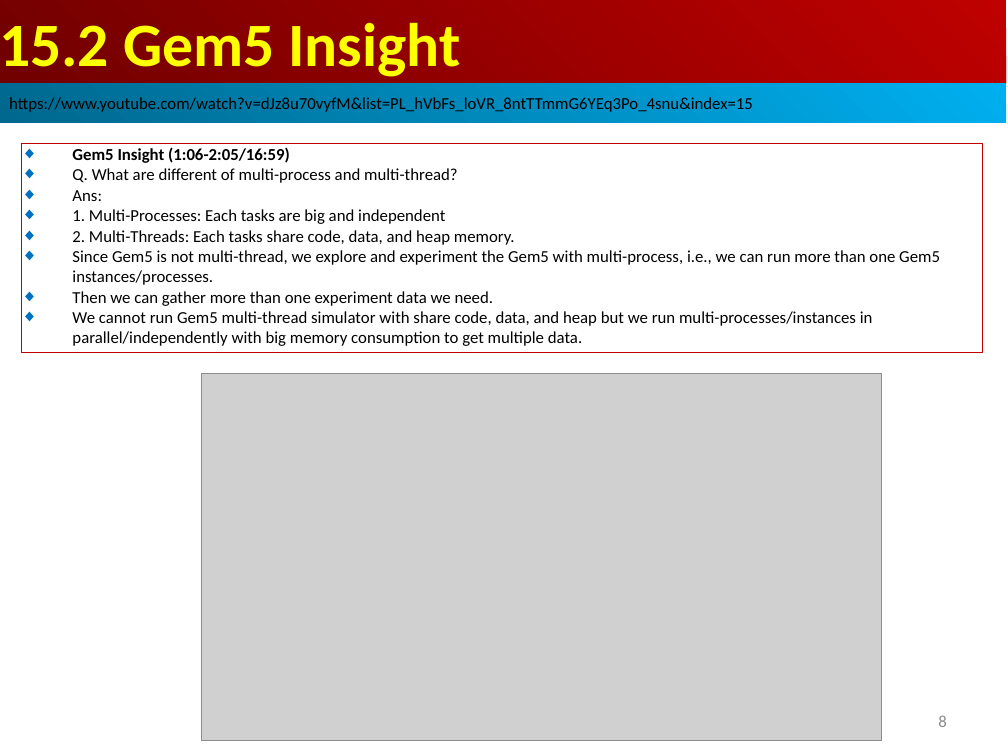
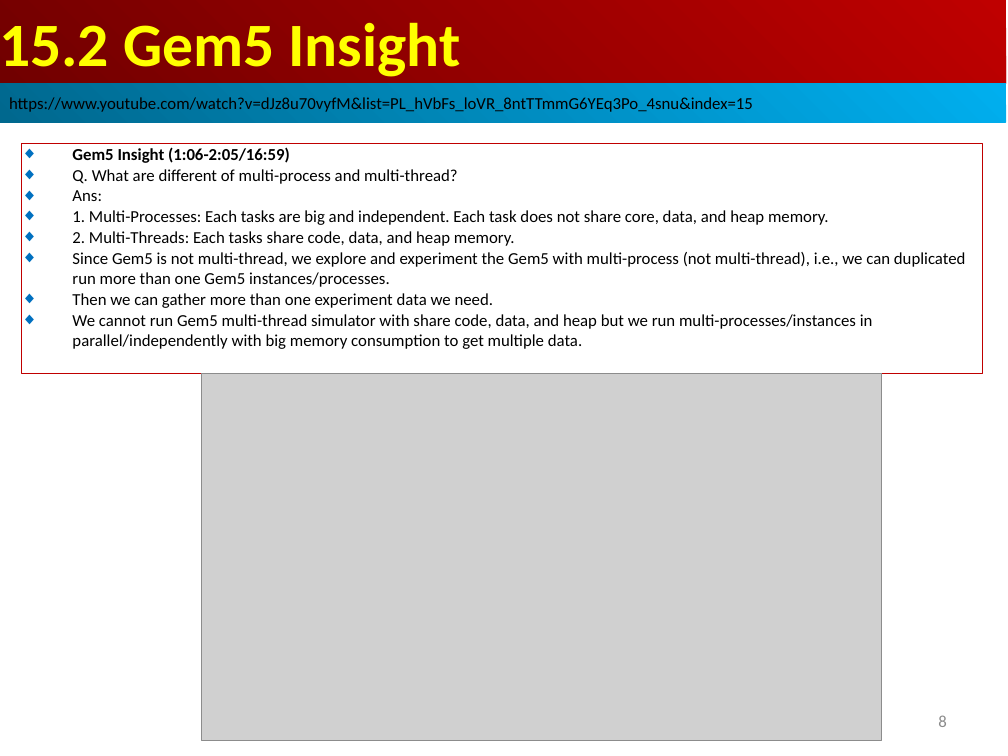
Before and after one commit to peterhchen/AIU_CS850_Gem5_McPAT, a slide deck: slide 8 of 050_Gem5/015.MultiSim/000_Video/015.MultiSim.ppt. Drawn at 1008x756 pixels with LibreOffice and Linux fonts; fonts in the diff are those of the drawing; grey boxes stand for pictures. Boxes give left, top, right and bottom in pixels: in the first picture for what was removed or moved away, otherwise in the second. Text is boxed around its words. In the diff, an @@ line names an element or a change of style, - is before the commit and + after.

```diff
--- a/050_Gem5/015.MultiSim/000_Video/015.MultiSim.ppt
+++ b/050_Gem5/015.MultiSim/000_Video/015.MultiSim.ppt
@@ rectangle "Gem5 Insight (1:06-2:05/16:59)": place and size @@
-rectangle "Gem5 Insight (1:06-2:05/16:59)" at [21,143,983,353]
+rectangle "Gem5 Insight (1:06-2:05/16:59)" at [21,143,983,373]
@@ text in rectangle at [72,210,829,225]: text changed @@
-◆ 1. Multi-Processes: Each tasks are big and independent
+◆ 1. Multi-Processes: Each tasks are big and independent. Each task does not share core, data, and heap memory.
@@ text in rectangle at [72,252,966,287]: text changed @@
-◆ Since Gem5 is not multi-thread, we explore and experiment the Gem5 with multi-process, i.e., we can run more than one Gem5 instances/processes.
+◆ Since Gem5 is not multi-thread, we explore and experiment the Gem5 with multi-process (not multi-thread), i.e., we can duplicated run more than one Gem5 instances/processes.
```
Also in this commit, not shown: 4 other slides changed, 3 slides added.
